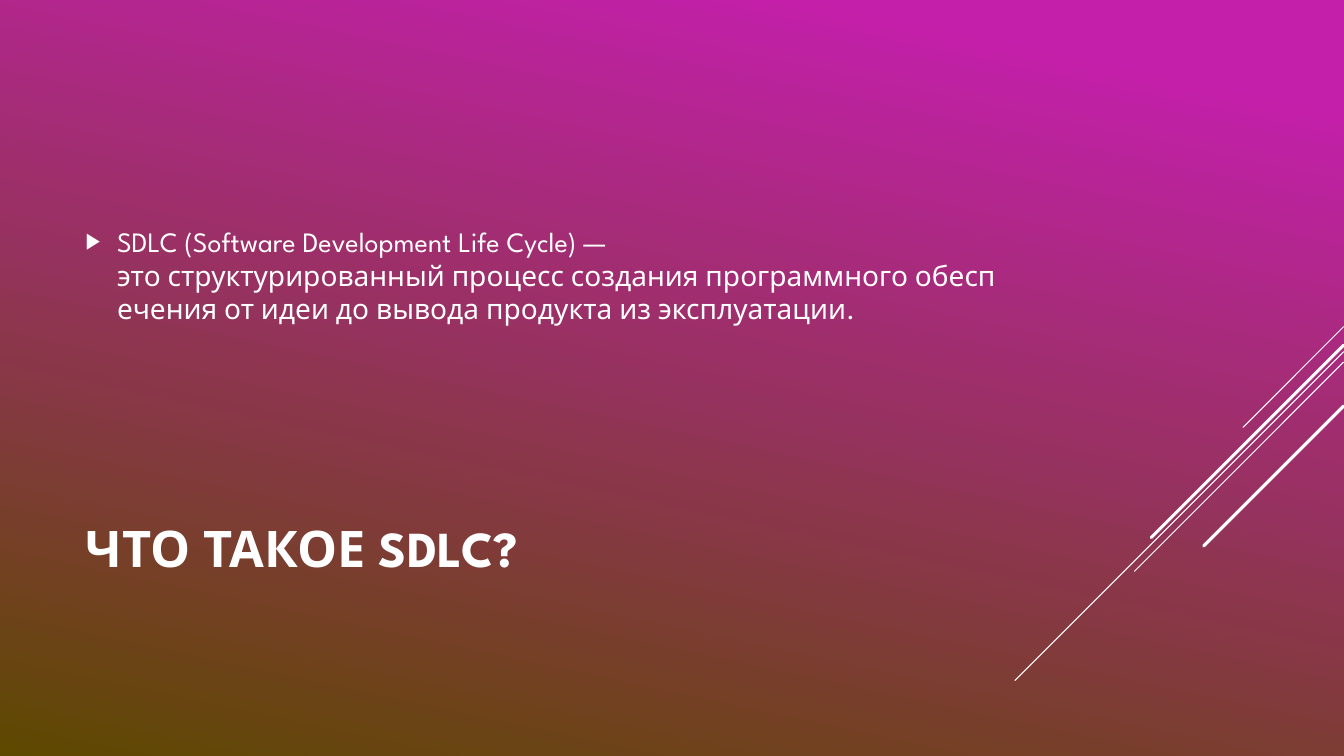
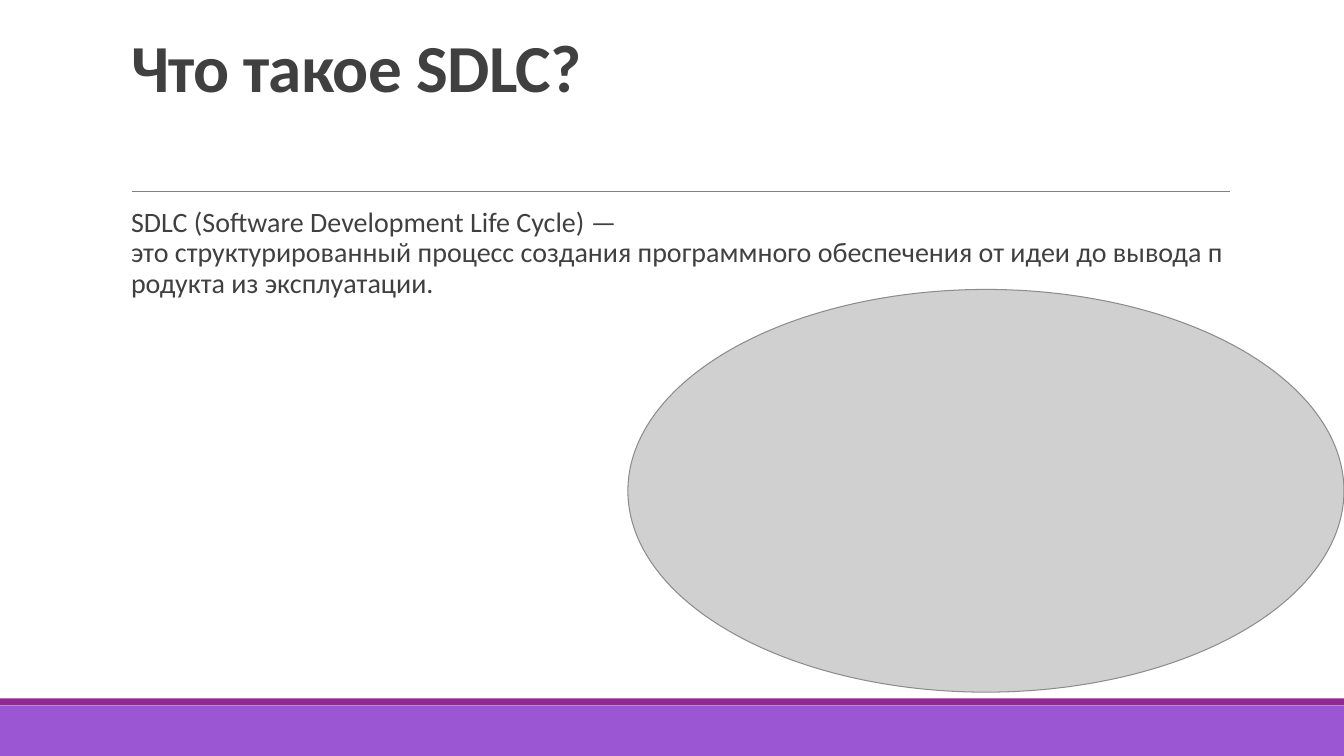
Before and after one commit to ArSu7/-, a slide deck: slide 2 of Жизненный.pptx. Drawn at 1344x756 pixels with LibreOffice and Linux fonts; fonts in the diff are those of the drawing; grey boxes stand for pictures. Boxes give left, top, right and bottom in pixels: in the first picture for what was removed or moved away, otherwise in the second. Text is boxed around its words. In the diff, an @@ line names an element or a change of style, - is before the commit and + after.

```diff
--- a/Жизненный.pptx
+++ b/Жизненный.pptx
@@ background gradient #C51FAB to #5E4A00 to #FFFFFF @@
@@ title "Что такое SDLC?" at (131, 45, 581, 93): vertical alignment middle to bottom @@
@@ title at (131, 45, 581, 93): text changed; size 36 to 48 pt; font League Spartan to Calibri; text colour #FFFFFF to #404040 @@
-ЧТО ТАКОЕ SDLC?
+Что такое SDLC?
@@ text "SDLC (Software Development Life Cycle) ...": place and size @@
-text "SDLC (Software Development Life Cycle) ..." at (117, 232, 908, 326)
+text "SDLC (Software Development Life Cycle) ..." at (131, 211, 1202, 298)
@@ text "SDLC (Software Development Life Cycle) ..." at (131, 211, 1202, 298): font League Spartan to Calibri, text colour #FFFFFF to #404040; bullet ▶ to  ; line spacing 1 to 0.9; more space between paragraphs; bullet colour #FFFFFF to #92278F; vertical alignment middle to top @@
@@ line added from (132, 192) to (1231, 192), #808080 0.5 pt @@
@@ picture added at (628, 289, 1344, 692) @@
@@ group removed at (1015, 327, 1344, 681): 5 lines @@
@@ rectangle added at (0, 706, 1344, 756), fill #9B57D3 @@
@@ rectangle added at (0, 699, 1344, 706), fill #92278F @@
```
Also in this commit, not shown: 16 other slides changed.
